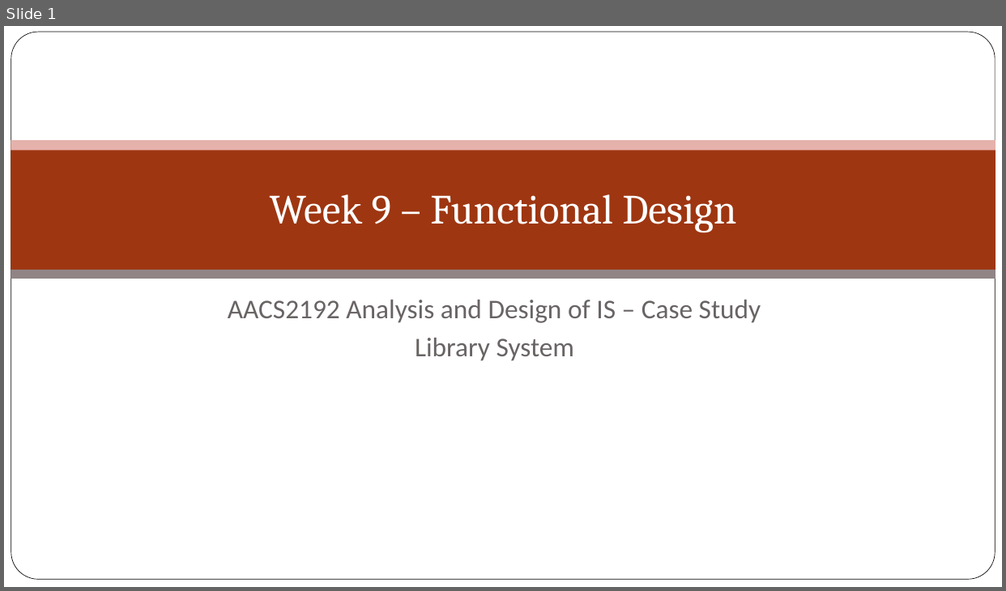
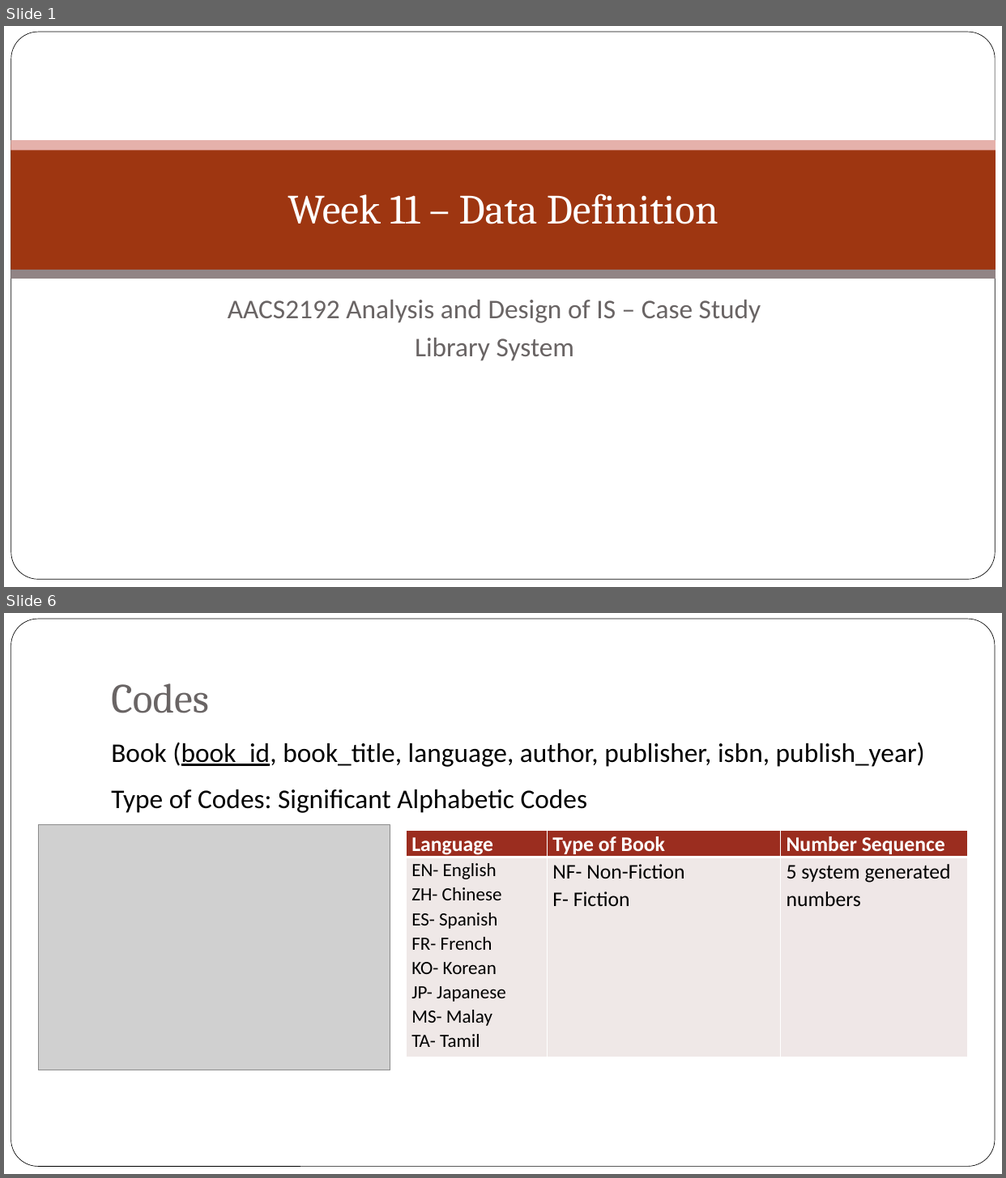
Before and after one commit to jyu1129/Library-System-IS-assignment, a slide deck: Week 9/Week 9 – Functional Design.pptx. Shown one above the other, each under a label of ours: slide 1 before the commit, slides 1 and 6 after it; the slides between them are not shown. The pictures are 1006x591 and 1006x1178 pixels, drawn with LibreOffice and Linux fonts; fonts in the diff are those of the drawing; grey boxes stand for pictures; background and template pictures are left out. Boxes give left, top, right and bottom in pixels: in the first picture for what was removed or moved away, otherwise in the second. Text is boxed around its words. In the diff, an @@ line names an element or a change of style, - is before the commit and + after.

Commit message:
updated week 11 and powerpoint

```diff
--- a/Week 9/Week 9 – Functional Design.pptx
+++ b/Week 9/Week 9 – Functional Design.pptx
@@ slide 6 added at (4, 613, 1002, 1174), background picture (left out) @@
@@ rounded rectangle added at (10, 619, 995, 1167), fill #FFFFFF, outline #000000 0.5 pt @@
@@ title added at (111, 683, 209, 713), 40 pt, text #696464 @@
+Codes
@@ text added at (111, 742, 925, 767), 26 pt, text #000000 @@
+Book (book_id, book_title, language, author, publisher, isbn, publish_year)
@@ text added at (111, 790, 588, 813), 26 pt, text #000000 @@
+Type of Codes: Significant Alphabetic Codes
@@ picture added at (39, 825, 391, 1071) @@
@@ table added at (406, 830, 967, 1055), 2 rows, 3 columns @@
+Language | Type of Book | Number Sequence
+EN- English / ZH- Chinese / ES- Spanish / FR- French / KO- Korean / JP- Japanese / MS- Malay / TA- Tamil | NF- Non-Fiction / F- Fiction | 5 system generated numbers
@@ slide 1 changed as well @@
@@ title at (288, 194, 718, 224): text changed @@
-Week 9 – Functional Design
+Week 11 – Data Definition
```
Also in this commit, not shown: 1 other slide changed, 27 other slides added, 9 slides removed, 2 other files.
